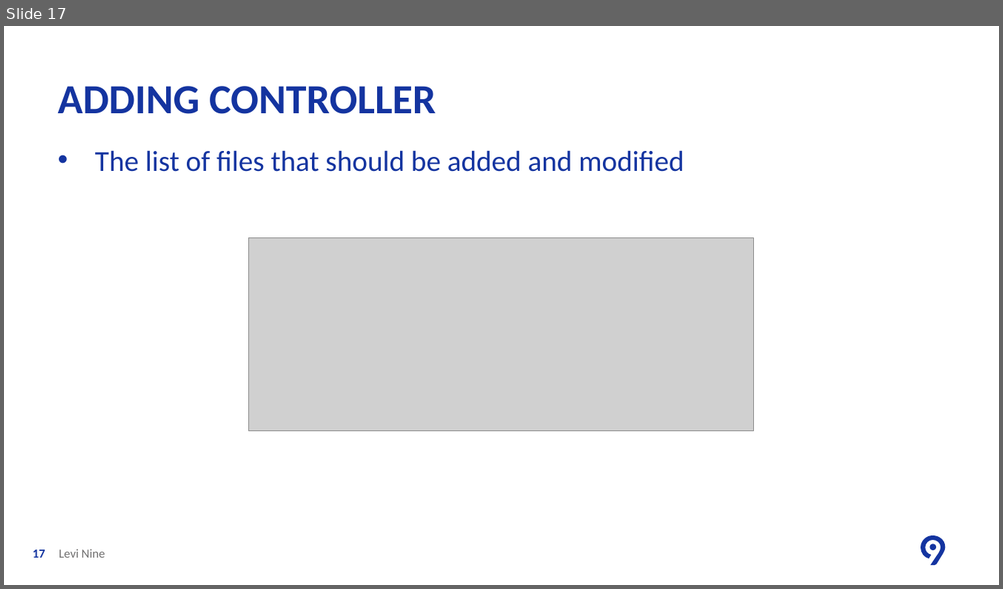
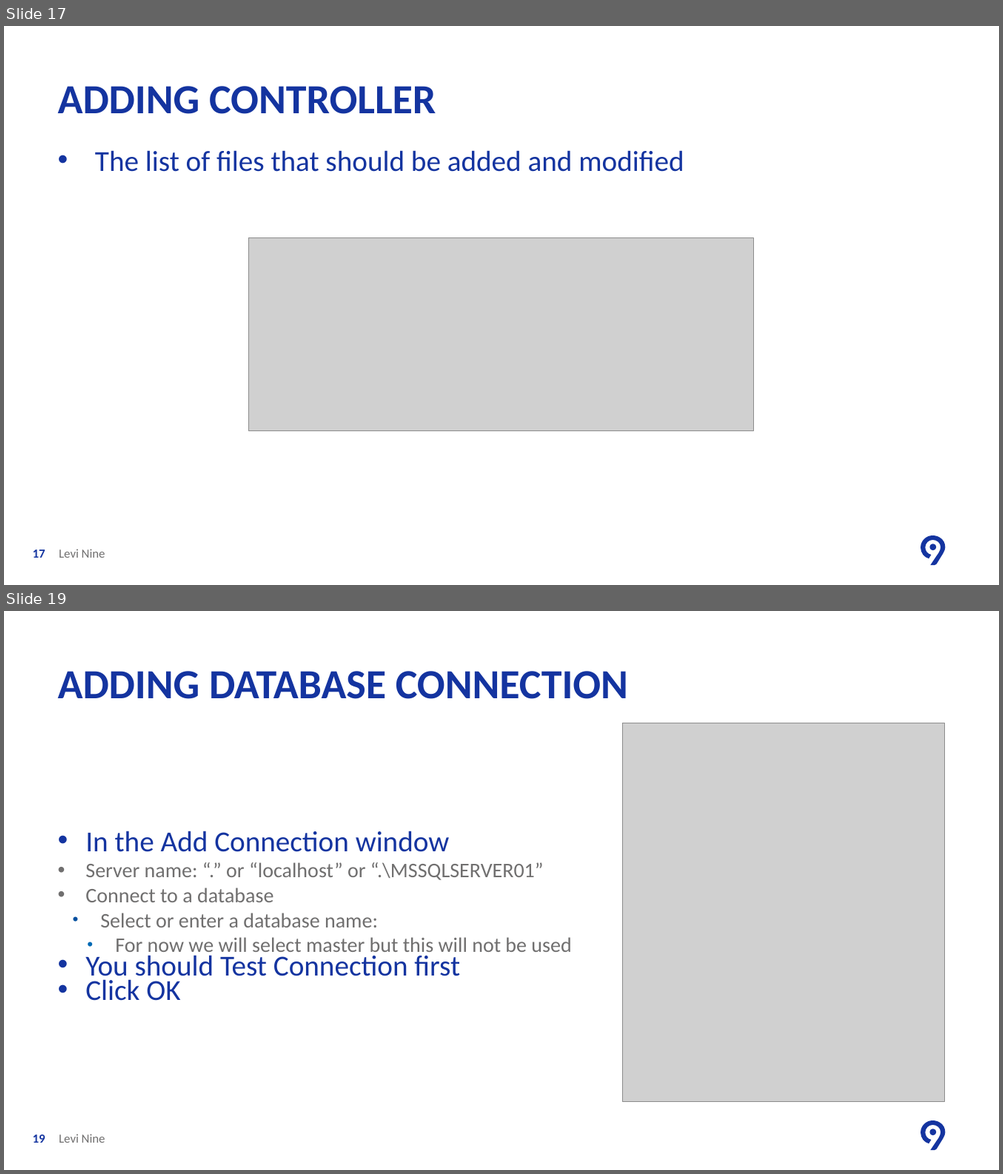
Before and after one commit to ancasturza/PracticaAC2018, a slide deck: PPT/L1/Lesson One Create Web Application.pptx. Shown one above the other, each under a label of ours: slide 17 before the commit, slides 17 and 19 after it; the slides between them are not shown. The pictures are 1003x589 and 1003x1174 pixels, drawn with LibreOffice and Linux fonts; fonts in the diff are those of the drawing; grey boxes stand for pictures; background and template pictures are left out. Boxes give left, top, right and bottom in pixels: in the first picture for what was removed or moved away, otherwise in the second. Text is boxed around its words. In the diff, an @@ line names an element or a change of style, - is before the commit and + after.

```diff
--- a/PPT/L1/Lesson One Create Web Application.pptx
+++ b/PPT/L1/Lesson One Create Web Application.pptx
@@ slide 19 added at bbox=[4, 611, 999, 1170], background #FFFFFF; not listed: 2 template elements that a slide beside it also shows @@
@@ title added at bbox=[58, 671, 628, 699], 40 pt, text #1434A0, bold @@
+ADDING DATABASE CONNECTION
@@ picture added at bbox=[623, 723, 944, 1102] @@
@@ text added at bbox=[85, 831, 571, 1001], 20 pt, text #706F6F @@
+• In the Add Connection window
+  • Server name: “.” or “localhost” or “.\MSSQLSERVER01”
+  • Connect to a database
+    • Select or enter a database name:
+      • For now we will select master but this will not be used
+• You should Test Connection first
+• Click OK
@@ page number added at bbox=[33, 1135, 45, 1143], 12 pt, text #1434A0, bold @@
+19
@@ text added at bbox=[59, 1134, 105, 1143], 12 pt, text #706F6F @@
+Levi Nine
```
Also in this commit, not shown: 1 slide changed, 11 other slides added, 4 other files.
